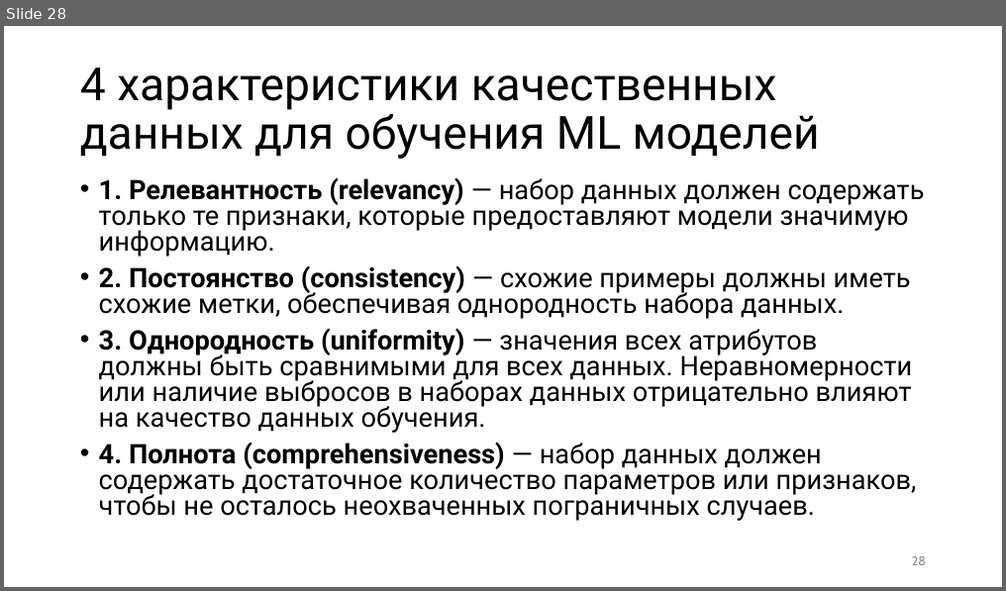
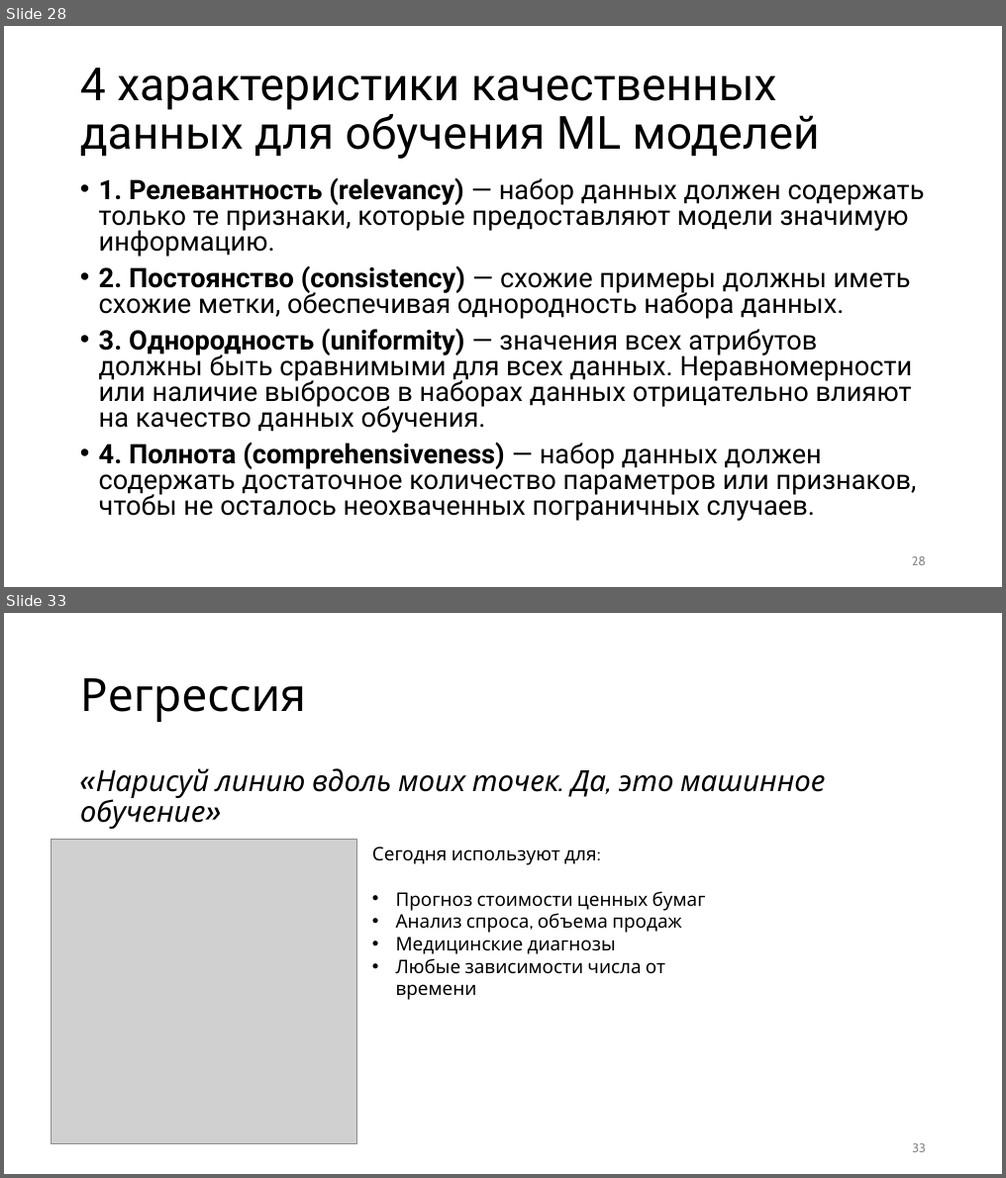
Before and after one commit to kurmakaevAlsu/ML_kurs2022, a slide deck: Машинное обучение.pptx. Shown one above the other, each under a label of ours: slide 28 before the commit, slides 28 and 33 after it; the slides between them are not shown. The pictures are 1006x591 and 1006x1178 pixels, drawn with LibreOffice and Linux fonts; fonts in the diff are those of the drawing; grey boxes stand for pictures. Boxes give left, top, right and bottom in pixels: in the first picture for what was removed or moved away, otherwise in the second. Text is boxed around its words. In the diff, an @@ line names an element or a change of style, - is before the commit and + after.

```diff
--- a/Машинное обучение.pptx
+++ b/Машинное обучение.pptx
@@ slide 33 added at bbox=[4, 613, 1002, 1174], background #FFFFFF @@
@@ title added at bbox=[80, 678, 306, 722], 44 pt, text #000000 @@
+Регрессия
@@ text added at bbox=[80, 768, 825, 829], 28 pt, text #000000, italic @@
+«Нарисуй линию вдоль моих точек. Да, это машинное обучение»
@@ picture added at bbox=[52, 839, 356, 1145] @@
@@ text added at bbox=[372, 847, 706, 974], 18 pt, text #000000 @@
+Сегодня используют для:
+• Прогноз стоимости ценных бумаг
+• Анализ спроса, объема продаж
+• Медицинские диагнозы
+• Любые зависимости числа от времени
@@ page number added at bbox=[912, 1144, 926, 1153], 12 pt, text #8C8C8C @@
+33
```
Also in this commit, not shown: 14 other slides added.
